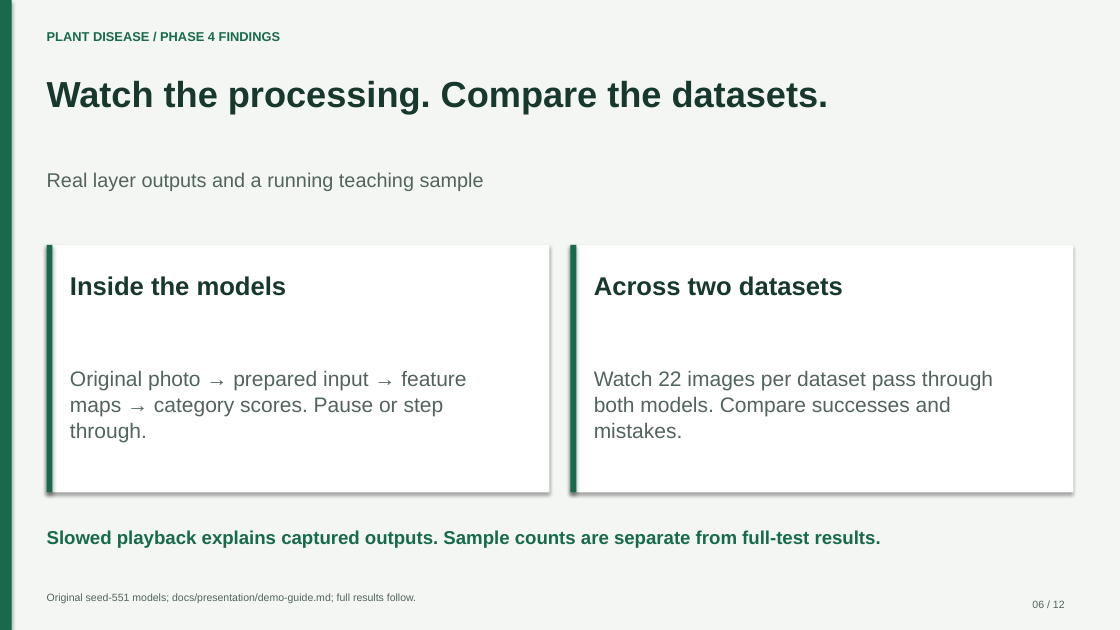
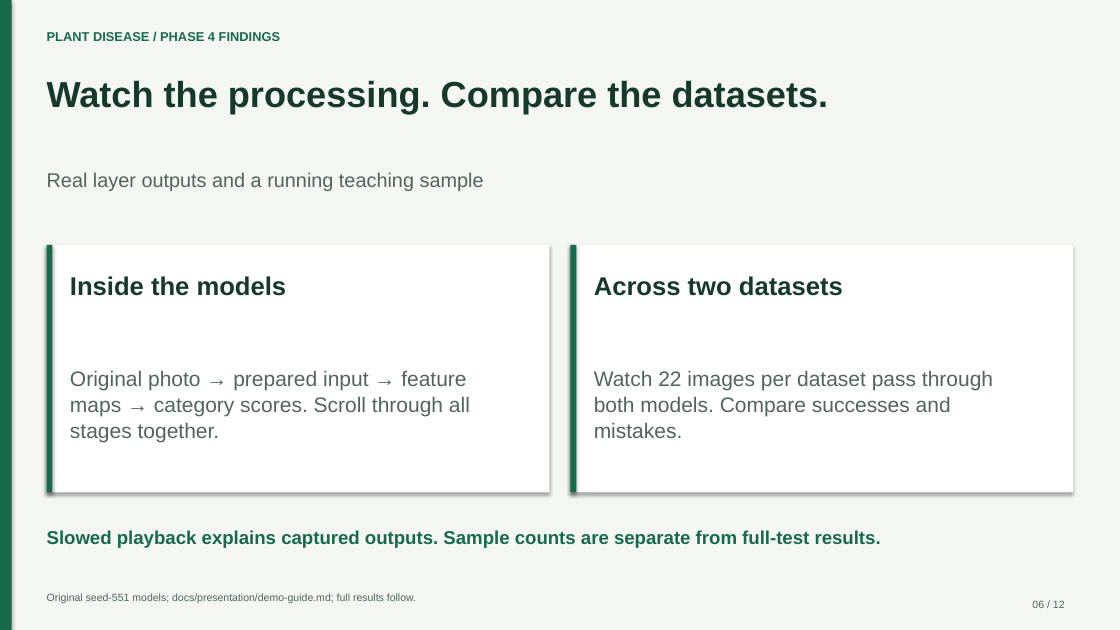
Before and after one commit to EnragedWaters/CECS-551-Plant-Disease-Classification, a slide deck: slide 6 of docs/presentation/Phase-4-Presentation.pptx. Drawn at 1120x630 pixels with LibreOffice and Linux fonts; fonts in the diff are those of the drawing. Boxes give left, top, right and bottom in pixels: in the first picture for what was removed or moved away, otherwise in the second. Text is boxed around its words. In the diff, an @@ line names an element or a change of style, - is before the commit and + after.

Commit message:
Show all model processing stages together in the demo summary

```diff
--- a/docs/presentation/Phase-4-Presentation.pptx
+++ b/docs/presentation/Phase-4-Presentation.pptx
@@ text at (70, 397, 470, 443): text changed @@
-maps → category scores. Pause or step
-through.
+maps → category scores. Scroll through all
+stages together.
```
Also in this commit, not shown: 9 other files.
